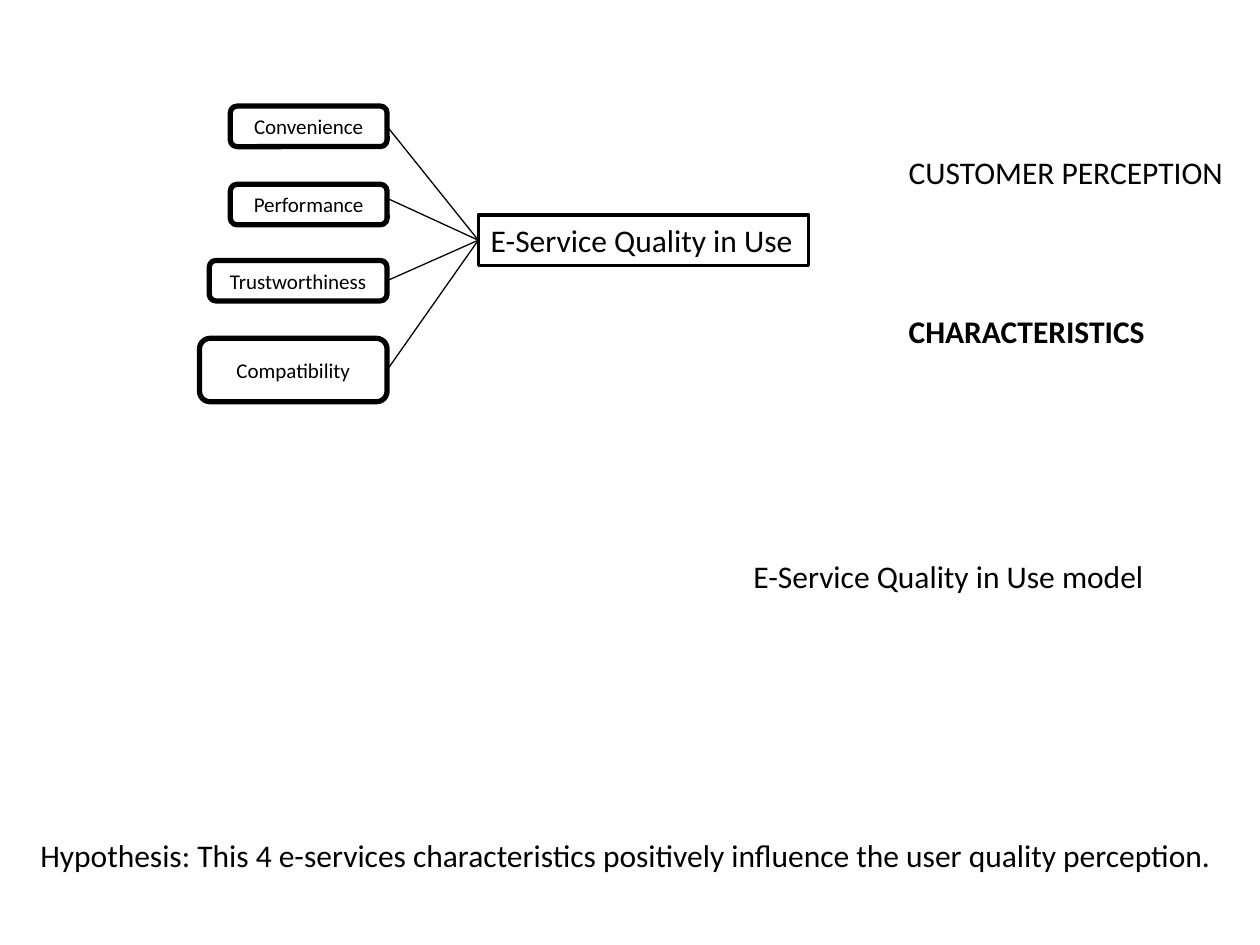
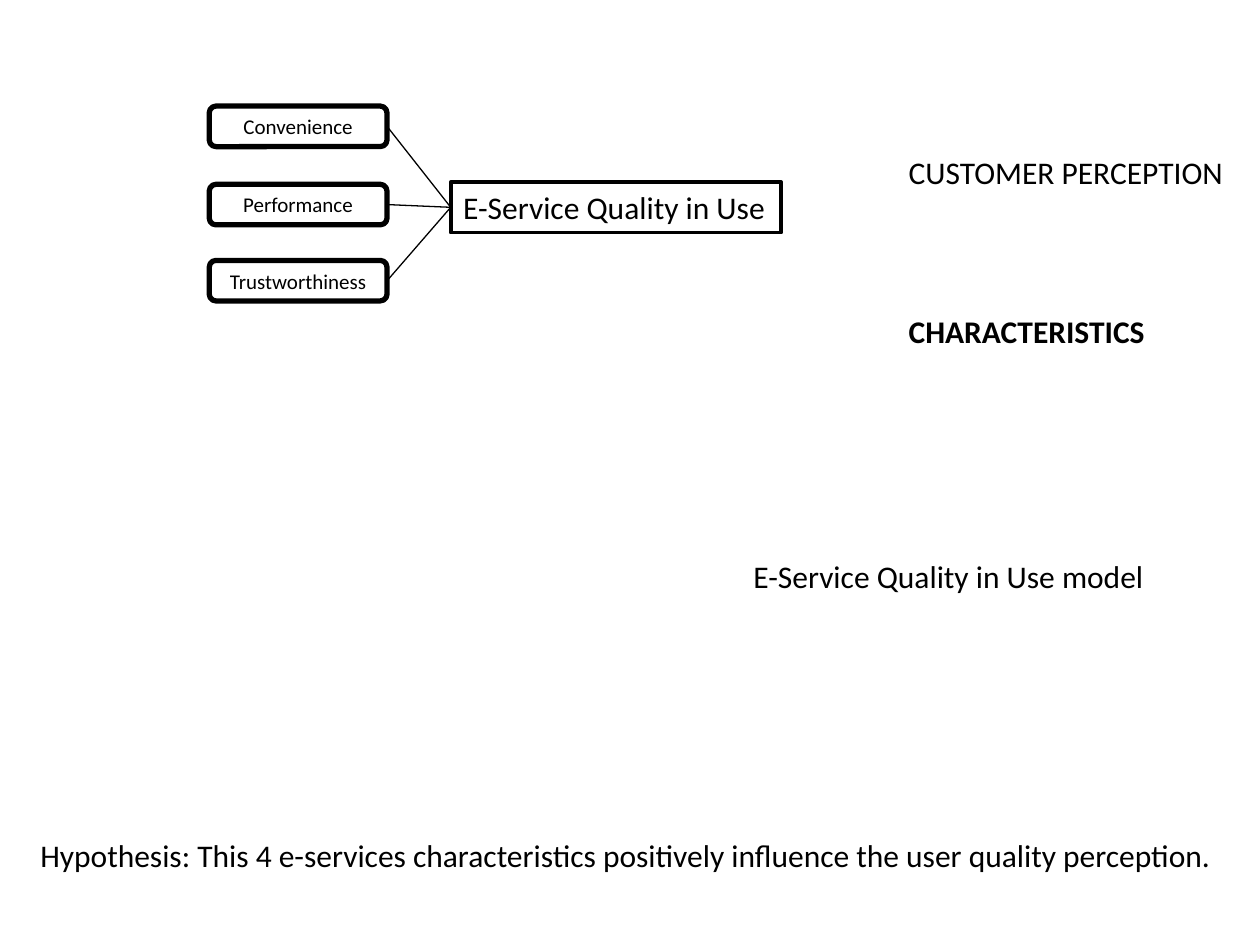
Before and after one commit to paxian/finalexam, a slide deck: slide 2 of model.pptx. Drawn at 1260x945 pixels with LibreOffice and Linux fonts; fonts in the diff are those of the drawing. Boxes give left, top, right and bottom in pixels: in the first picture for what was removed or moved away, otherwise in the second. Text is boxed around its words. In the diff, an @@ line names an element or a change of style, - is before the commit and + after.

```diff
--- a/model.pptx
+++ b/model.pptx
@@ rounded rectangle "Convenience": place and size @@
-rounded rectangle "Convenience" at box(231, 106, 387, 146)
+rounded rectangle "Convenience" at box(209, 106, 387, 146)
@@ line moved from (387, 126) - (479, 241) to (387, 126) - (451, 208) @@
@@ rounded rectangle "Performance": place and size @@
-rounded rectangle "Performance" at box(231, 184, 387, 224)
+rounded rectangle "Performance" at box(209, 184, 387, 224)
@@ line moved from (387, 281) - (479, 241) to (387, 281) - (451, 208) @@
@@ line moved from (387, 198) - (479, 241) to (387, 204) - (451, 208) @@
@@ rectangle "E-Service Quality in Use": place and size @@
-rectangle "E-Service Quality in Use" at box(479, 214, 809, 265)
+rectangle "E-Service Quality in Use" at box(451, 181, 781, 232)
@@ line removed from (387, 370) to (479, 241) @@
@@ rounded rectangle removed at box(199, 339, 387, 402) @@
-Compatibility
```
Also in this commit, not shown: 12 other slides changed, 1 slide added, 2 other files.
